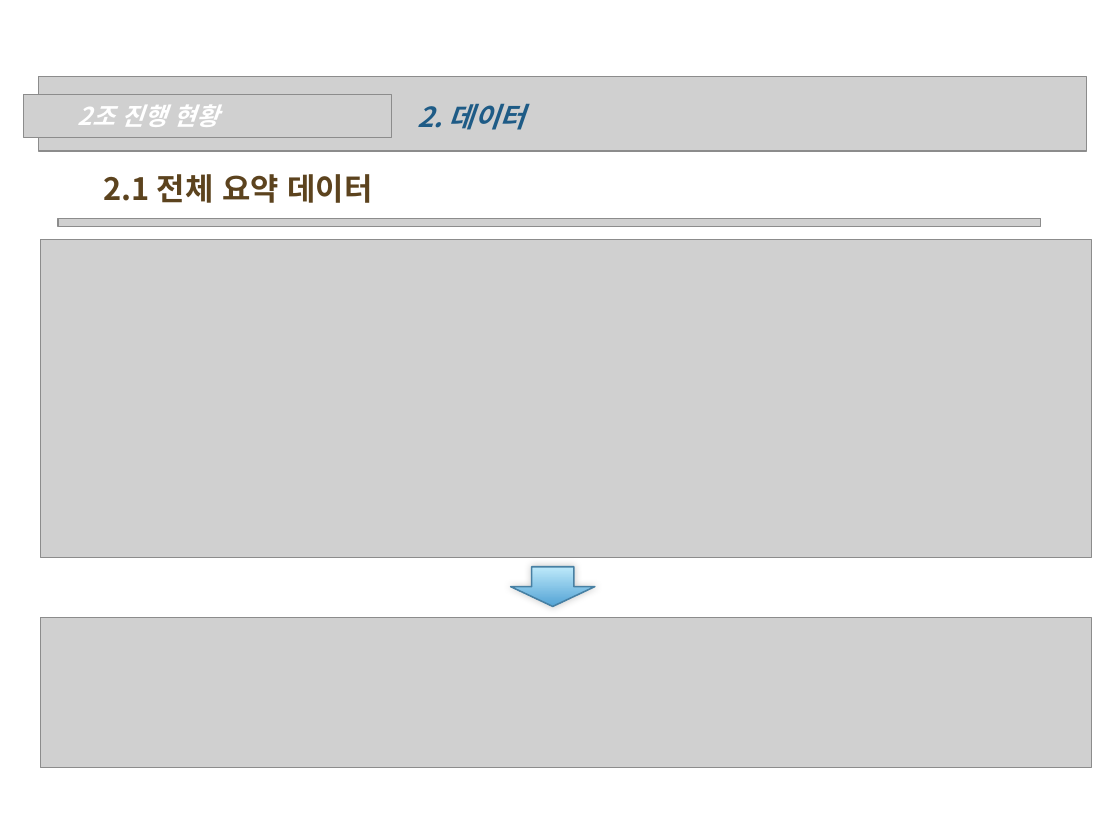
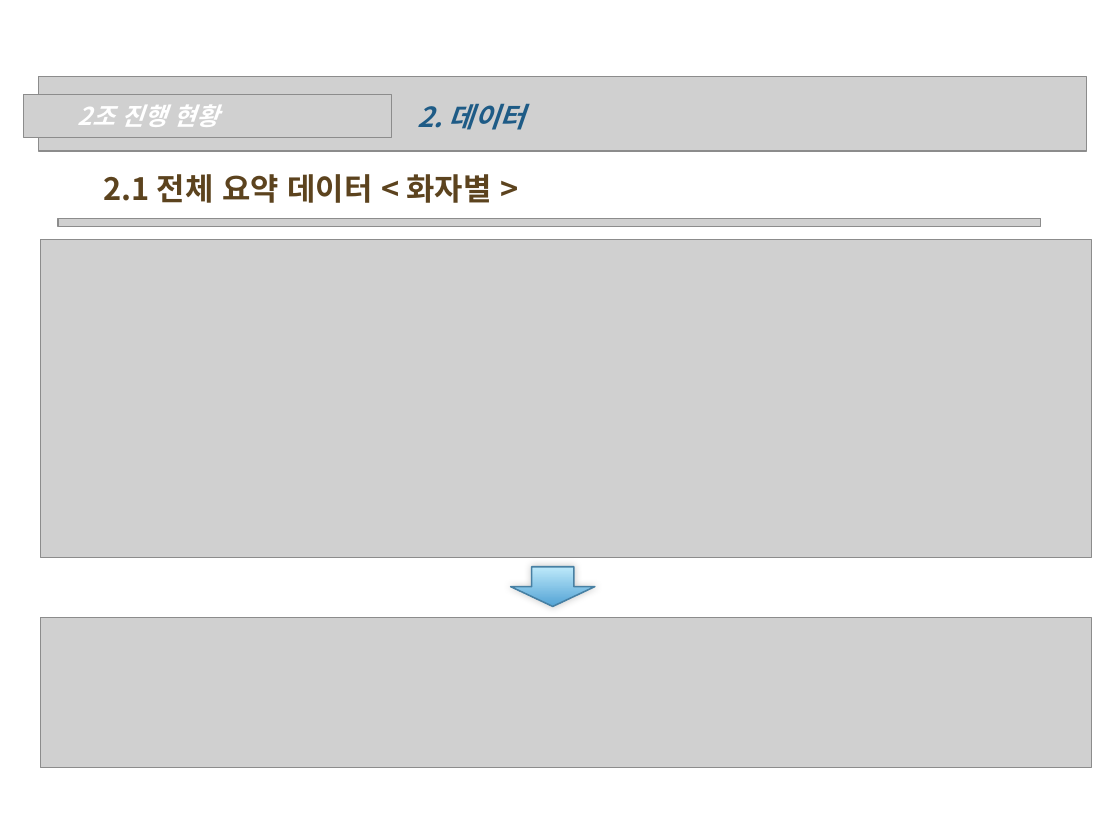
Before and after one commit to wonchul98/audio-to-summary, a slide deck: slide 4 of ppt/0609_2조_나현희_신원철.pptx. Drawn at 1120x829 pixels with LibreOffice and Linux fonts; fonts in the diff are those of the drawing; grey boxes stand for pictures; background and template pictures are left out. Boxes give left, top, right and bottom in pixels: in the first picture for what was removed or moved away, otherwise in the second. Text is boxed around its words. In the diff, an @@ line names an element or a change of style, - is before the commit and + after.

```diff
--- a/ppt/0609_2조_나현희_신원철.pptx
+++ b/ppt/0609_2조_나현희_신원철.pptx
@@ text at bbox=[104, 174, 492, 203]: text changed @@
-2.1 전체 요약 데이터
+2.1 전체 요약 데이터 < 화자별 >
```
Also in this commit, not shown: 5 other slides changed, 4 slides added, 1 other file.
